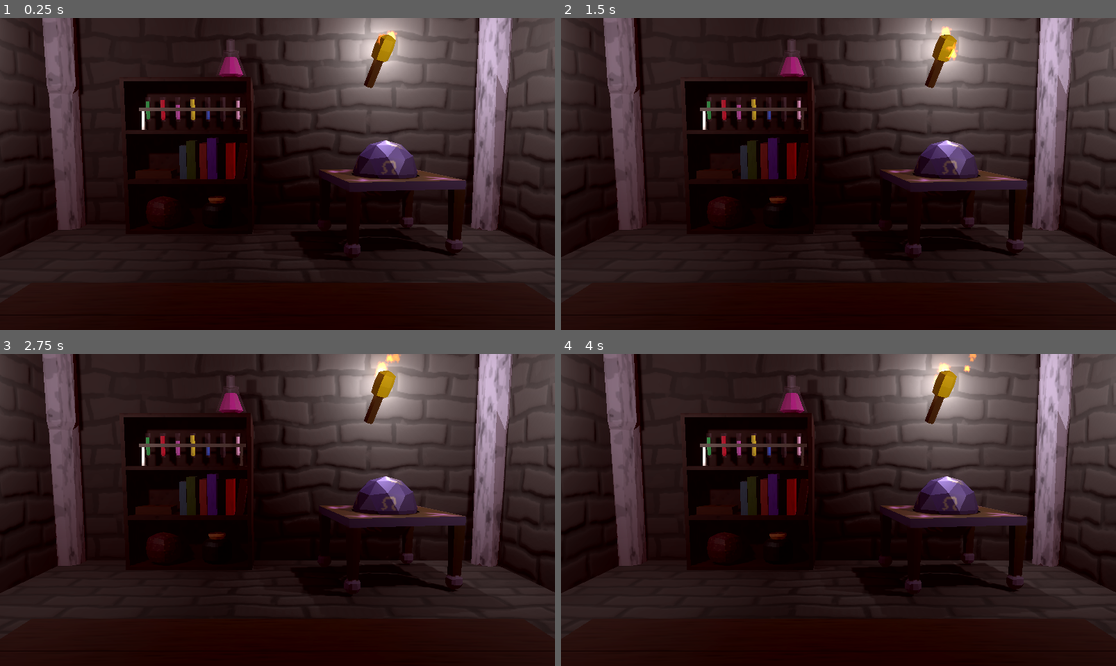
Above: before the commit, frames 1-4 (two rows, left to right).
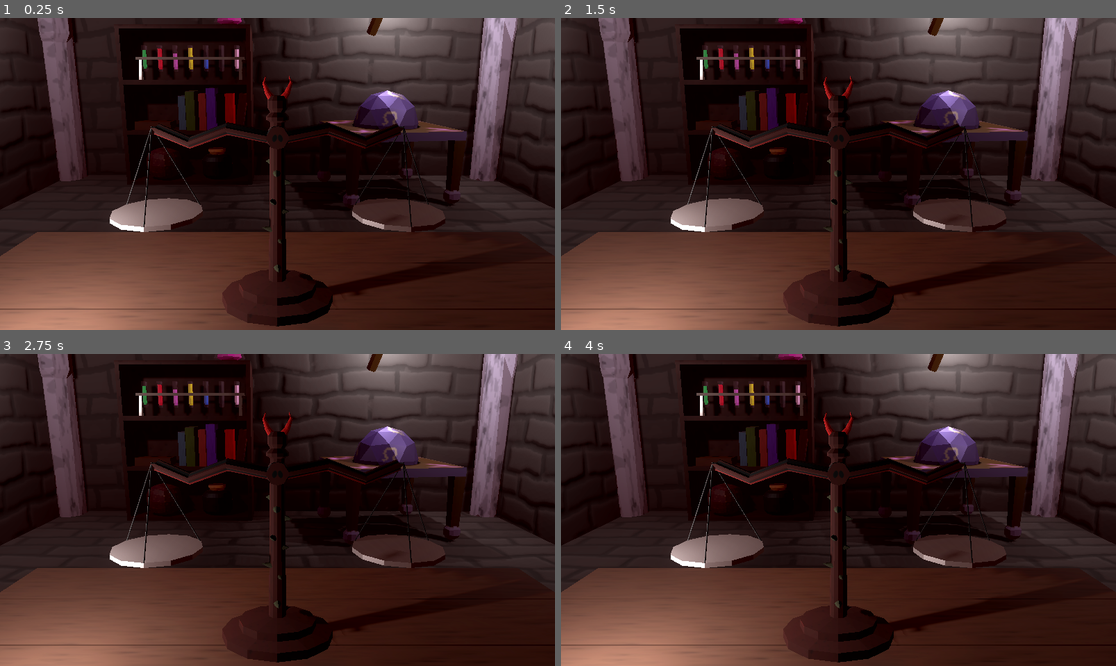
Above: after the commit, the same moments.

Repository: camd67/scale-game
Game: Godot game, scene res://scene/dungeon/scaled_dungeon_test.tscn
Two runs of this game, one before a commit and one after it. Both use one fixed random seed, a clock stepped at 60 frames per second and the inputs below.
Inputs (mouse positions are in pixels of both pictures, inside the frame that each line leads up to):
- Up to frame 1 (0.25 s): no input
- Up to frame 2 (1.5 s): tap Enter at 0.5 s; move the mouse to (960, 158) at 0.52 s; click (960, 158) at 0.67 s; drag from (727, 189) to (810, 236) at 1.27 s
- Up to frame 3 (2.75 s): move the mouse to (333, 441) at 2.02 s; click (333, 441) at 2.17 s
- Up to frame 4 (4 s): drag from (810, 572) to (672, 463) at 2.77 s; move the mouse to (1005, 556) at 3.52 s; click (1005, 556) at 3.67 s

The runs differ from the first frame. In frame 1, 52% of the frame differs, in the area x 0-100%, y 0-100%; in frame 2, 51%; in frame 3, 50%; in frame 4, 52%.

Commit message:
Add updated scales

Diff:
--- a/scene/dungeon/scaled_dungeon_test.tscn
+++ b/scene/dungeon/scaled_dungeon_test.tscn
@@ -1,8 +1,9 @@
-[gd_scene load_steps=10 format=3 uid="uid://ceuhtmfflih7c"]
+[gd_scene load_steps=11 format=3 uid="uid://ceuhtmfflih7c"]
 
 [ext_resource type="PackedScene" uid="uid://bt8bif40er8kr" path="res://scene/dungeon/scaledungeon.glb" id="1_5sgjf"]
 [ext_resource type="Texture2D" uid="uid://blesrlm3igbkx" path="res://scene/dungeon/fireparticle.png" id="2_llif3"]
 [ext_resource type="PackedScene" uid="uid://bhlp8xn50igxa" path="res://scene/flickering_light/flickering_light.tscn" id="2_vpo5c"]
+[ext_resource type="PackedScene" uid="uid://b3vuxgu7hgrmg" path="res://scene/scale/scales.tscn" id="4_r77vi"]
 
 [sub_resource type="Environment" id="Environment_dcab7"]
 ambient_light_source = 3
@@ -53,12 +54,16 @@
 [node name="scaledungeon" parent="." instance=ExtResource("1_5sgjf")]
 
 [node name="Camera3D" type="Camera3D" parent="."]
-transform = Transform3D(1, 0, 0, 0, 0.993411, 0.114608, 0, -0.114608, 0.993411, 0, 1.40286, 2.91137)
+transform = Transform3D(1, 0, 0, 0, 0.973563, 0.228419, 0, -0.228419, 0.973563, 0, 1.40286, 2.91137)
 fov = 40.6
 
 [node name="Lights" type="Node" parent="."]
 
 [node name="FlickeringLight" parent="Lights" instance=ExtResource("2_vpo5c")]
+
+[node name="FlickeringLight4" parent="Lights" instance=ExtResource("2_vpo5c")]
+transform = Transform3D(1, 0, 0, 0, 1, 0, 0, 0, 1, -0.57792, 1.06509, 2.03192)
+light_energy = 0.262
 
 [node name="FlickeringLight2" parent="Lights" instance=ExtResource("2_vpo5c")]
 transform = Transform3D(1, 0, 0, 0, 1, 0, 0, 0, 1, 2.66972, 2.43806, -0.765376)
@@ -76,3 +81,6 @@
 transform = Transform3D(1, 0, 0, 0, 1, 0, 0, 0, 1, 1.36303, 2.43806, -2.67922)
 process_material = SubResource("ParticleProcessMaterial_gsuma")
 draw_pass_1 = SubResource("PlaneMesh_cqo0s")
+
+[node name="scales" parent="." instance=ExtResource("4_r77vi")]
+transform = Transform3D(1, 0, 0, 0, 1, 0, 0, 0, 1, 0, 0.761386, 1.80966)
--- /dev/null
+++ b/scene/scale/scales.tscn
@@ -0,0 +1,5 @@
+[gd_scene load_steps=2 format=3 uid="uid://b3vuxgu7hgrmg"]
+
+[ext_resource type="PackedScene" uid="uid://c1gfqsm5wlcvp" path="res://scene/scale/scales.glb" id="1_7qsvi"]
+
+[node name="scales" instance=ExtResource("1_7qsvi")]
Binary file added: scene/scale/scales.glb
Not shown, added: scene/scale/scales.glb.import
Binary file added: scene/scale/scales_scale-diffuse.png
Not shown, added: scene/scale/scales_scale-diffuse.png.import
